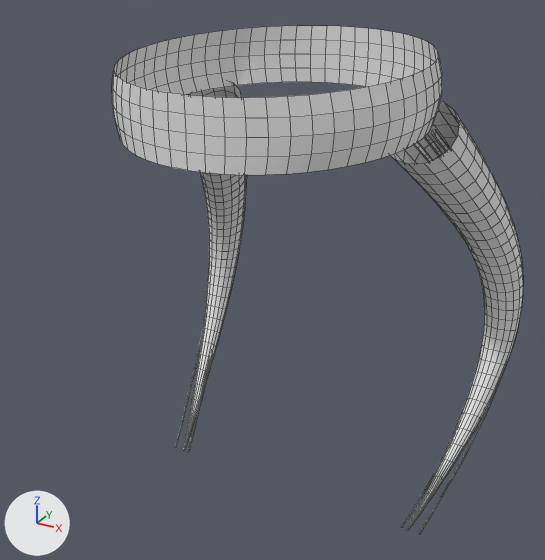
The OBJ model src/main/resources/assets/loki/models/crown.obj as it was, and as the next commit left it.
Camera for both pictures: a camera (50 mm lens) standing at (0.634, -1.163, -0.125) and looking at (-0.034, 0.051, -0.732). Every picture has the same lights, and +X, +Y and +Z are marked at lower left. The older version comes first. Mesh edges are drawn as thin lines. Where no turn or scale is listed for an object, it has been applied to the vertices. Vertices at exactly the same position are counted once.

Names of what the first picture shows: 'crown'.
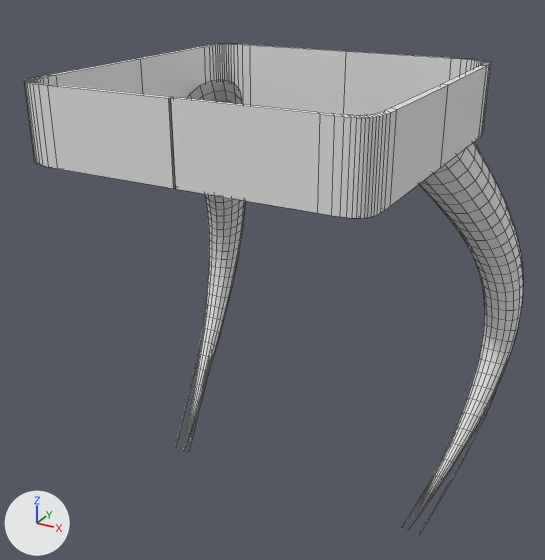
Diff of the bpy script that builds the scene:
```diff
--- a/src/main/resources/assets/loki/models/crown.obj.py
+++ b/src/main/resources/assets/loki/models/crown.obj.py
@@ me_crown @@
 # used by ob_crown; location = (0.0, 0.0, 0.0)
-me_crown.from_pydata(...)  # 2326 vertices, 2208 faces; spans x -0.396..0.396, y -0.27..0.421, z -1.241..-0.265
+me_crown.from_pydata(...)  # 2306 vertices, 2240 faces; spans x -0.396..0.396, y -0.302..0.421, z -1.241..-0.315
+# me_crown part 1: the loose piece of 280 vertices spanning x -0.282..0.282, y -0.27..0.27, z -0.425..-0.265 is rebuilt with 260 vertices and now spans x -0.302..0.302, y -0.302..0.302, z -0.445..-0.315
```

Changed parts and their boxes (x1, y1, x2, y2) in the pictures (545 x 560 px):
'crown', reshaped (21% wider)
    before: (112, 26, 523, 534)
    after: (24, 44, 523, 534)
part 1 of me_crown, rebuilt (41% wider, 17% taller)
    before: (112, 26, 442, 175)
    after: (24, 44, 491, 218)
